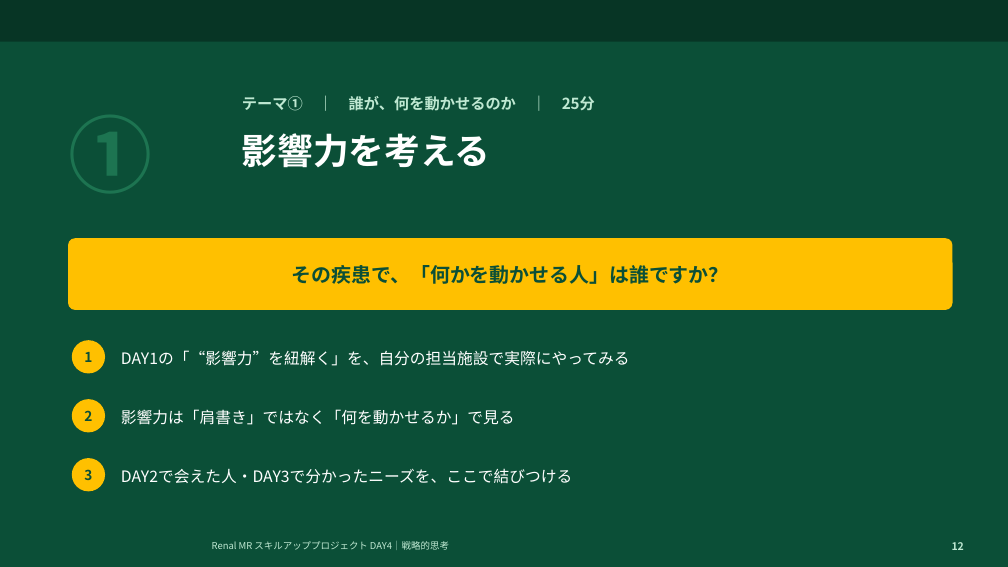
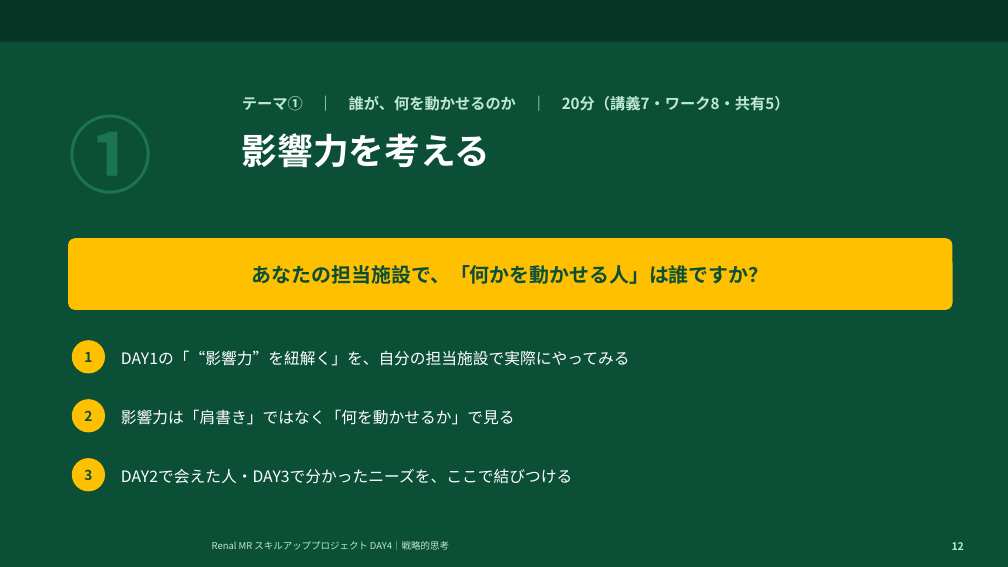
Before and after one commit to TAKUYA-1187/Claude, a slide deck: slide 12 of novartis_training/DAY4_ちょっと分かるだけで世界が変わる.pptx. Drawn at 1008x567 pixels with LibreOffice and Linux fonts; fonts in the diff are those of the drawing; background and template pictures are left out. Boxes give left, top, right and bottom in pixels: in the first picture for what was removed or moved away, otherwise in the second. Text is boxed around its words. In the diff, an @@ line names an element or a change of style, - is before the commit and + after.

```diff
--- a/novartis_training/DAY4_ちょっと分かるだけで世界が変わる.pptx
+++ b/novartis_training/DAY4_ちょっと分かるだけで世界が変わる.pptx
@@ text at [242,96,790,111]: text changed @@
-テーマ① ｜ 誰が、何を動かせるのか ｜ 25分
+テーマ① ｜ 誰が、何を動かせるのか ｜ 20分（講義7・ワーク8・共有5）
@@ text in rounded rectangle at [252,265,769,284]: text changed @@
-その疾患で、「何かを動かせる人」は誰ですか？
+あなたの担当施設で、「何かを動かせる人」は誰ですか？
```
Also in this commit, not shown: 21 other slides changed, 2 other files.
